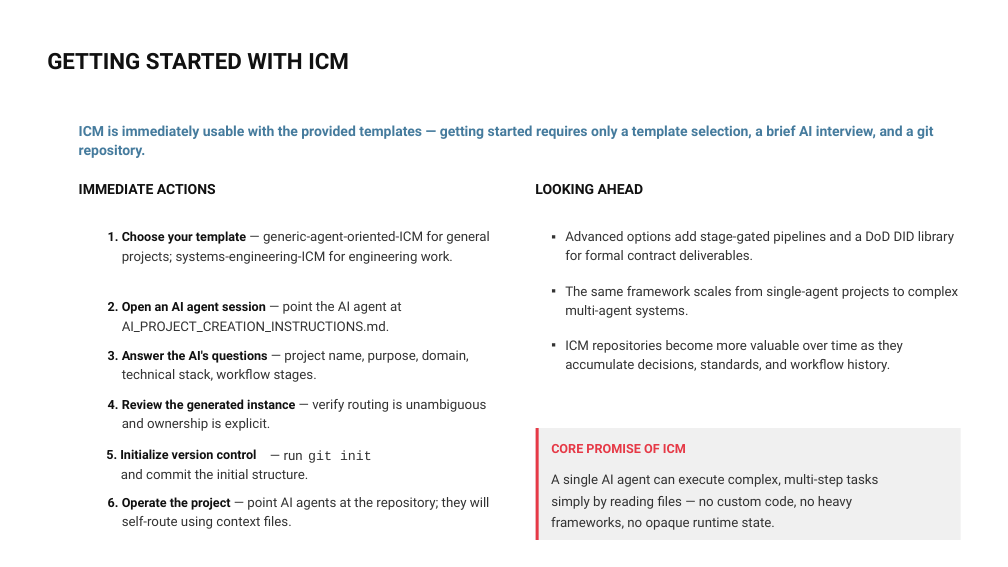
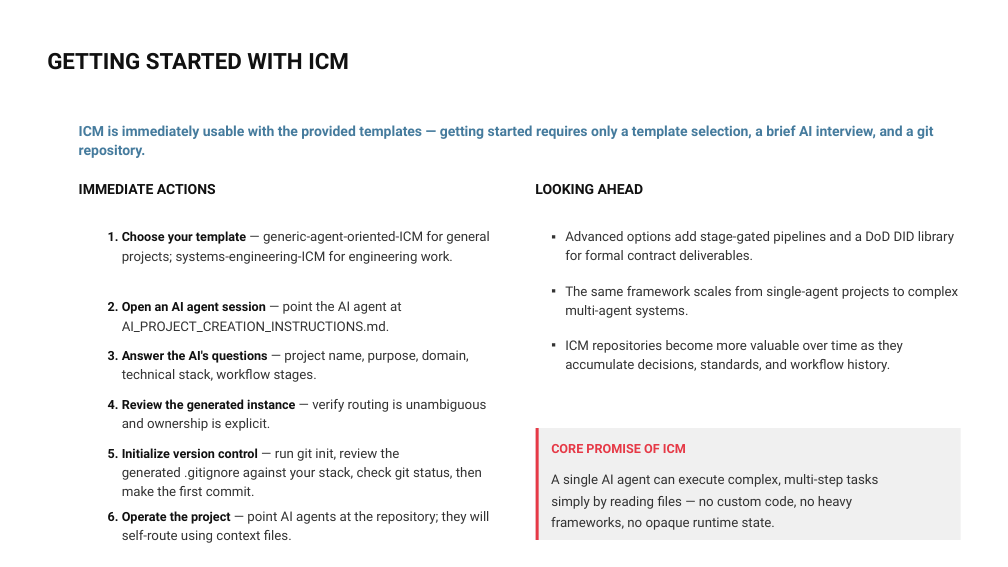
Before and after one commit to NathanForster/ICM, a slide deck: slide 13 of Interpretable_Context_Methodology_(ICM).pptx. Drawn at 1008x567 pixels with LibreOffice and Linux fonts; fonts in the diff are those of the drawing; background and template pictures are left out. Boxes give left, top, right and bottom in pixels: in the first picture for what was removed or moved away, otherwise in the second. Text is boxed around its words. In the diff, an @@ line names an element or a change of style, - is before the commit and + after.

```diff
--- a/Interpretable_Context_Methodology_(ICM).pptx
+++ b/Interpretable_Context_Methodology_(ICM).pptx
@@ text removed at [120, 449, 257, 459] @@
-5. Initialize version control
@@ text added at [122, 448, 482, 496], 9.5 pt, text #333333 @@
+5. Initialize version control — run git init, review the generated .gitignore against your stack, check git status, then make the first commit.
@@ text removed at [121, 469, 308, 479] @@
-and commit the initial structure.
@@ text removed at [284, 453, 303, 460] @@
-— run
@@ text removed at [308, 451, 372, 463] @@
-git init
@@ text "Operate the project — point ...": place and size @@
-text "Operate the project — point ..." at [122, 497, 490, 529]
+text "Operate the project — point ..." at [122, 511, 490, 543]
```
Also in this commit, not shown: 1 other slide changed, 2 other files.
